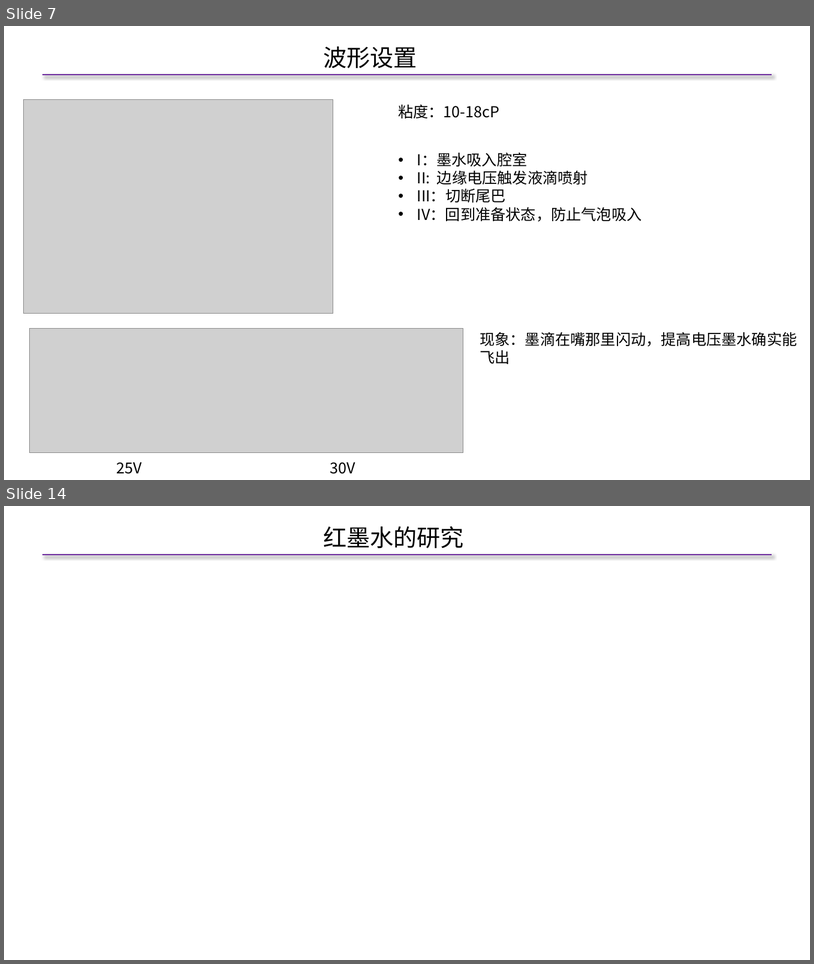
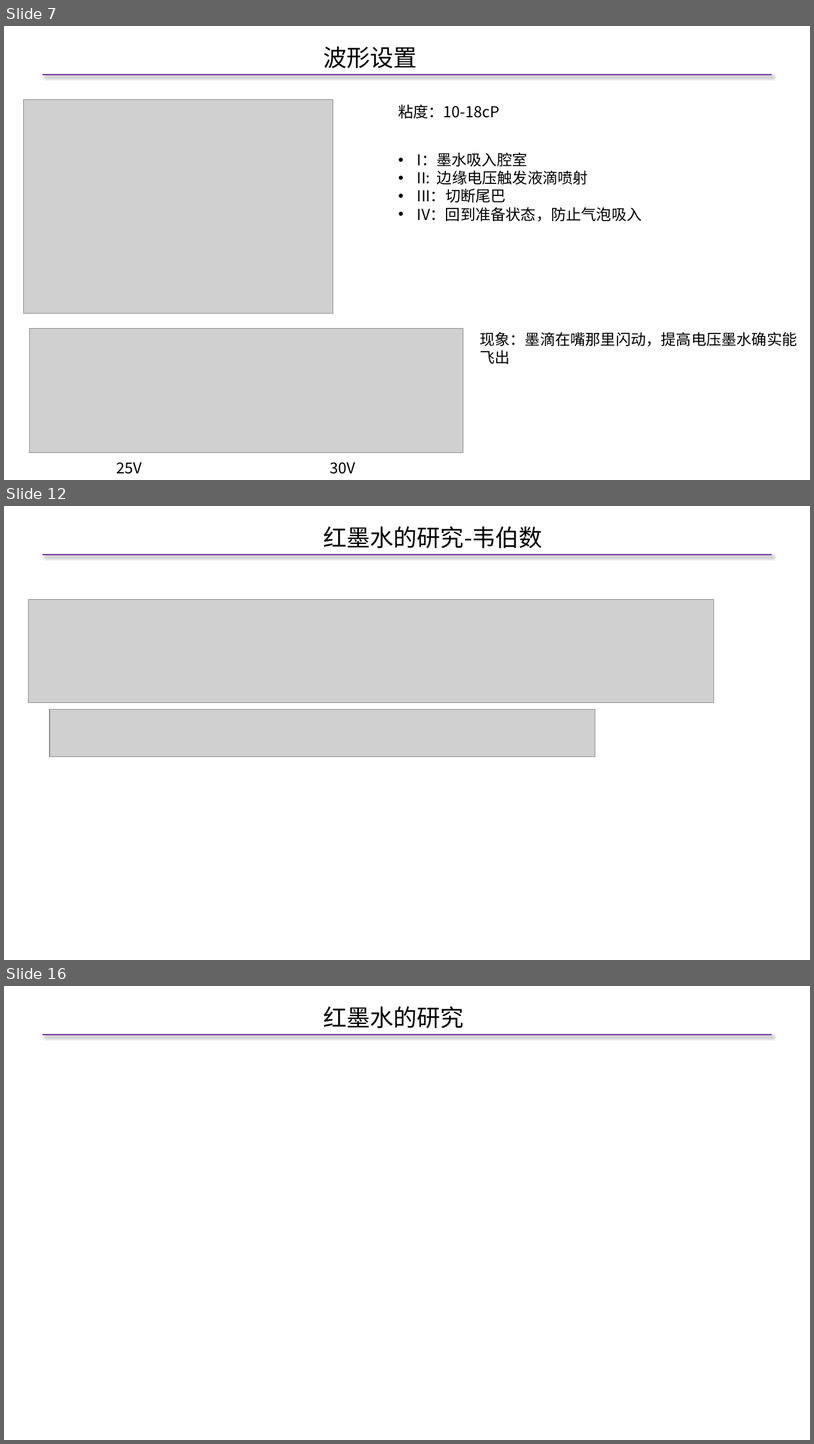
Before and after one commit to jysvs/Mytest, a slide deck: PPT/喷墨打印总结/喷墨打印总结.pptx. Shown one above the other, each under a label of ours: slides 7 and 14 before the commit, slides 7, 12 and 16 after it; the slides between them are not shown. The pictures are 814x964 and 814x1444 pixels, drawn with LibreOffice and Linux fonts; fonts in the diff are those of the drawing; grey boxes stand for pictures. Boxes give left, top, right and bottom in pixels: in the first picture for what was removed or moved away, otherwise in the second. Text is boxed around its words. In the diff, an @@ line names an element or a change of style, - is before the commit and + after.

```diff
--- a/PPT/喷墨打印总结/喷墨打印总结.pptx
+++ b/PPT/喷墨打印总结/喷墨打印总结.pptx
@@ slide 12 added at box(4, 506, 810, 960), background #FFFFFF @@
@@ text added at box(323, 526, 543, 549), 28 pt, text #000000 @@
+红墨水的研究-韦伯数
@@ line added from (43, 555) to (772, 555), #7030A0 1.5 pt @@
@@ picture added at box(29, 599, 715, 703) @@
@@ picture added at box(50, 709, 595, 756) @@
@@ what was slide 14 is now slide 16 @@
```
Also in this commit, not shown: 7 slides changed, 5 other slides added, 12 other files.
